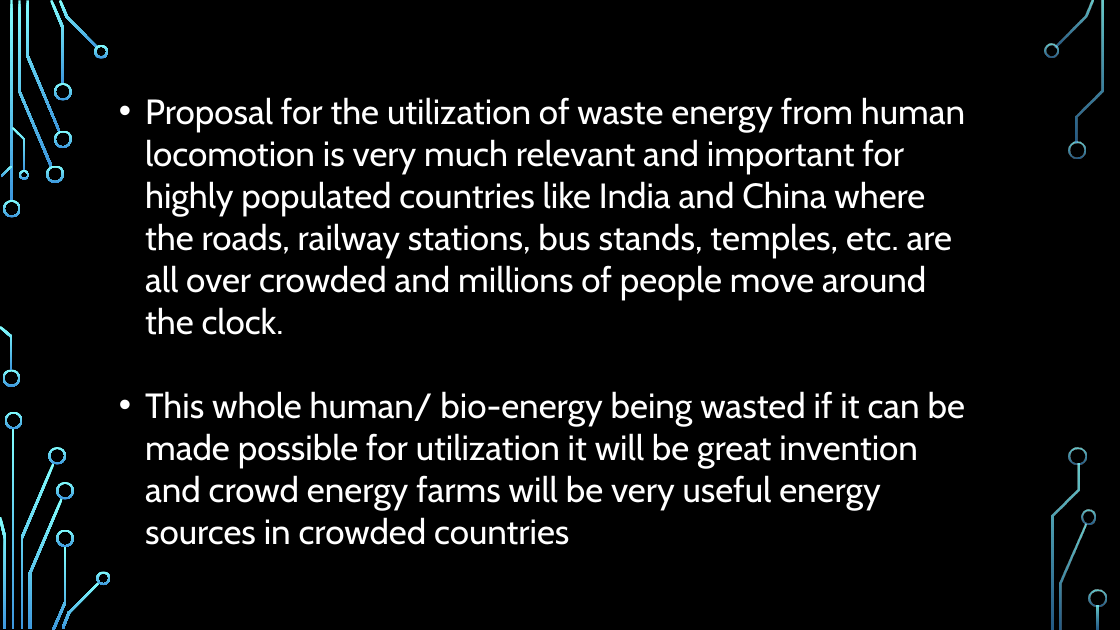
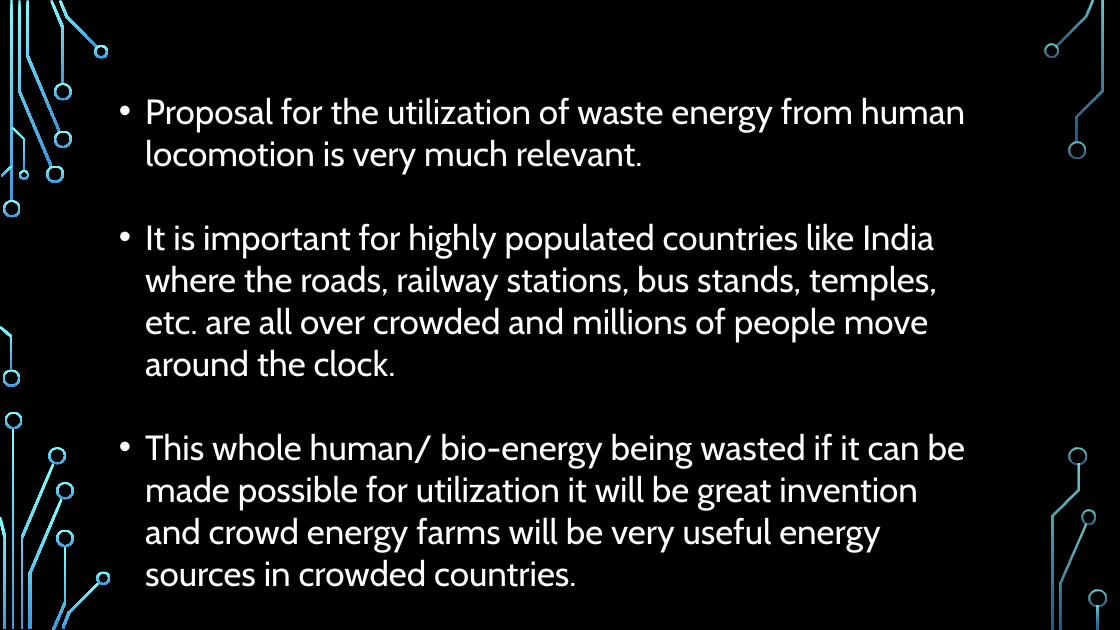
Before and after one commit to Abbashozefa/MINI-PROJECT-SEM1, a slide deck: slide 3 of mini project sem 1.pptx. Drawn at 1120x630 pixels with LibreOffice and Linux fonts; fonts in the diff are those of the drawing; background and template pictures are left out. Boxes give left, top, right and bottom in pixels: in the first picture for what was removed or moved away, otherwise in the second. Text is boxed around its words. In the diff, an @@ line names an element or a change of style, - is before the commit and + after.

```diff
--- a/mini project sem 1.pptx
+++ b/mini project sem 1.pptx
@@ text at (145,97,965,587): text changed @@
-• Proposal for the utilization of waste energy from human locomotion is very much relevant and important for highly populated countries like India and China where the roads, railway stations, bus stands, temples, etc. are all over crowded and millions of people move around the clock.
-• This whole human/ bio-energy being wasted if it can be made possible for utilization it will be great invention and crowd energy farms will be very useful energy sources in crowded countries
+• Proposal for the utilization of waste energy from human locomotion is very much relevant.
+• It is important for highly populated countries like India where the roads, railway stations, bus stands, temples, etc. are all over crowded and millions of people move around the clock.
+• This whole human/ bio-energy being wasted if it can be made possible for utilization it will be great invention and crowd energy farms will be very useful energy sources in crowded countries.
```
Also in this commit, not shown: 2 other slides changed, 8 slides added, 1 slide removed.
